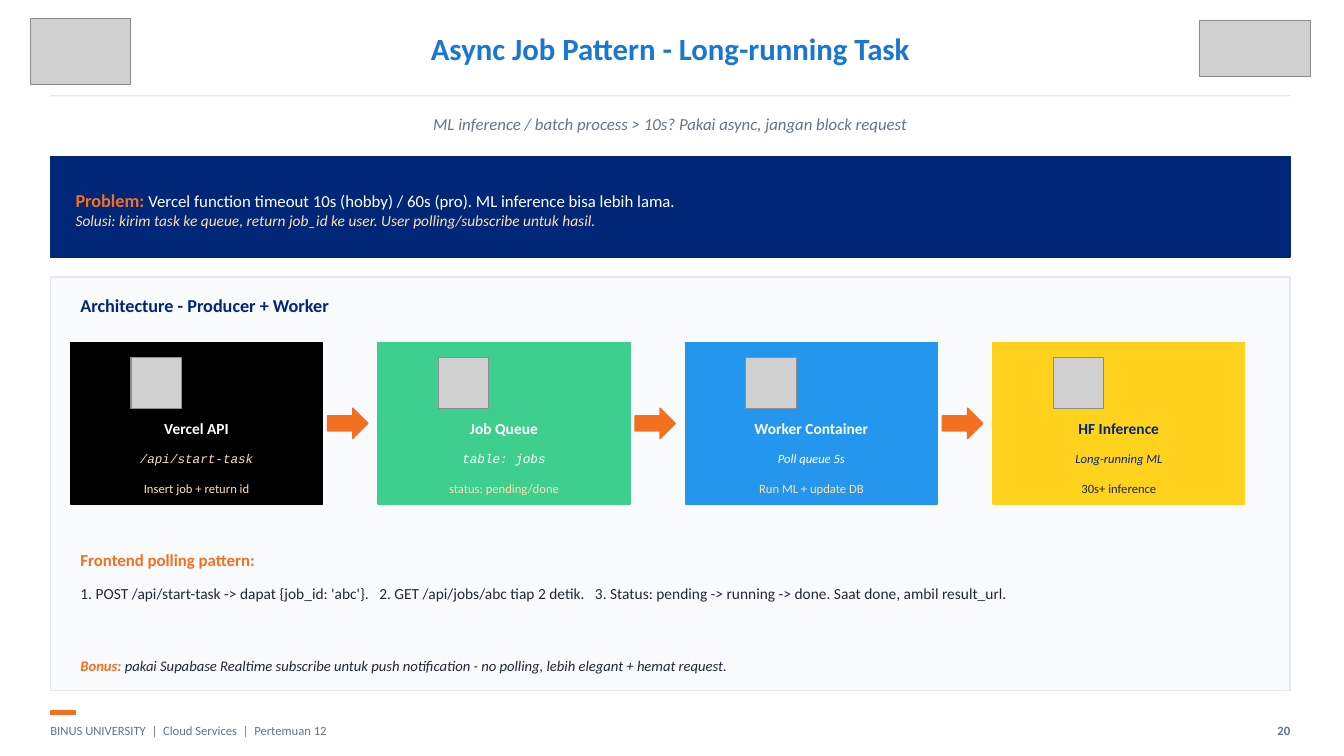
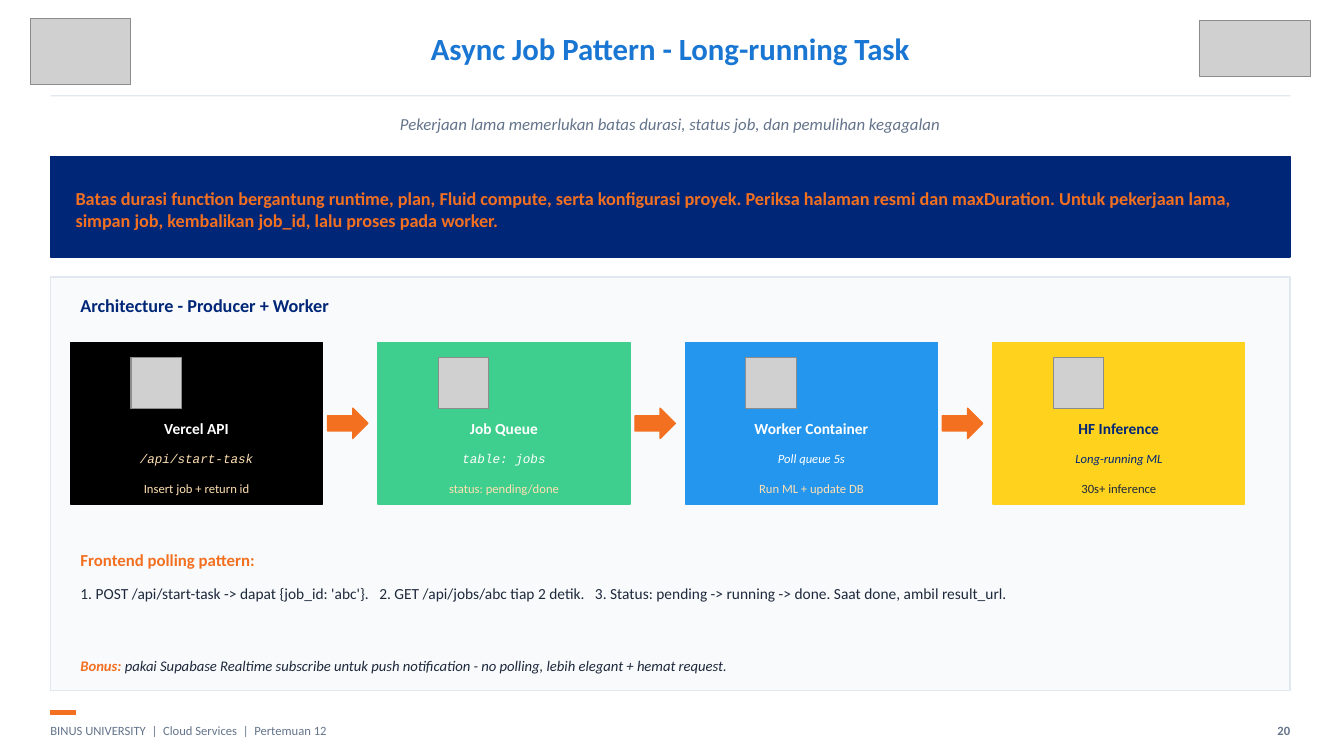
Before and after one commit to SeedFlora/meet11CloudService, a slide deck: slide 20 of slides/Teori_Pertemuan_12.pptx. Drawn at 1344x756 pixels with LibreOffice and Linux fonts; fonts in the diff are those of the drawing; grey boxes stand for pictures. Boxes give left, top, right and bottom in pixels: in the first picture for what was removed or moved away, otherwise in the second. Text is boxed around its words. In the diff, an @@ line names an element or a change of style, - is before the commit and + after.

```diff
--- a/slides/Teori_Pertemuan_12.pptx
+++ b/slides/Teori_Pertemuan_12.pptx
@@ text at box(400, 118, 940, 133): text changed @@
-ML inference / batch process > 10s? Pakai async, jangan block request
+Pekerjaan lama memerlukan batas durasi, status job, dan pemulihan kegagalan
@@ text at box(76, 192, 1231, 230): text changed; size 11 to 13 pt; text colour #FFE0B2 to #F37021; bold on; italic off @@
-Problem: Vercel function timeout 10s (hobby) / 60s (pro). ML inference bisa lebih lama.
-Solusi: kirim task ke queue, return job_id ke user. User polling/subscribe untuk hasil.
+Batas durasi function bergantung runtime, plan, Fluid compute, serta konfigurasi proyek. Periksa halaman resmi dan maxDuration. Untuk pekerjaan lama, simpan job, kembalikan job_id, lalu proses pada worker.
```
Also in this commit, not shown: 4 other slides changed, 12 other files.
